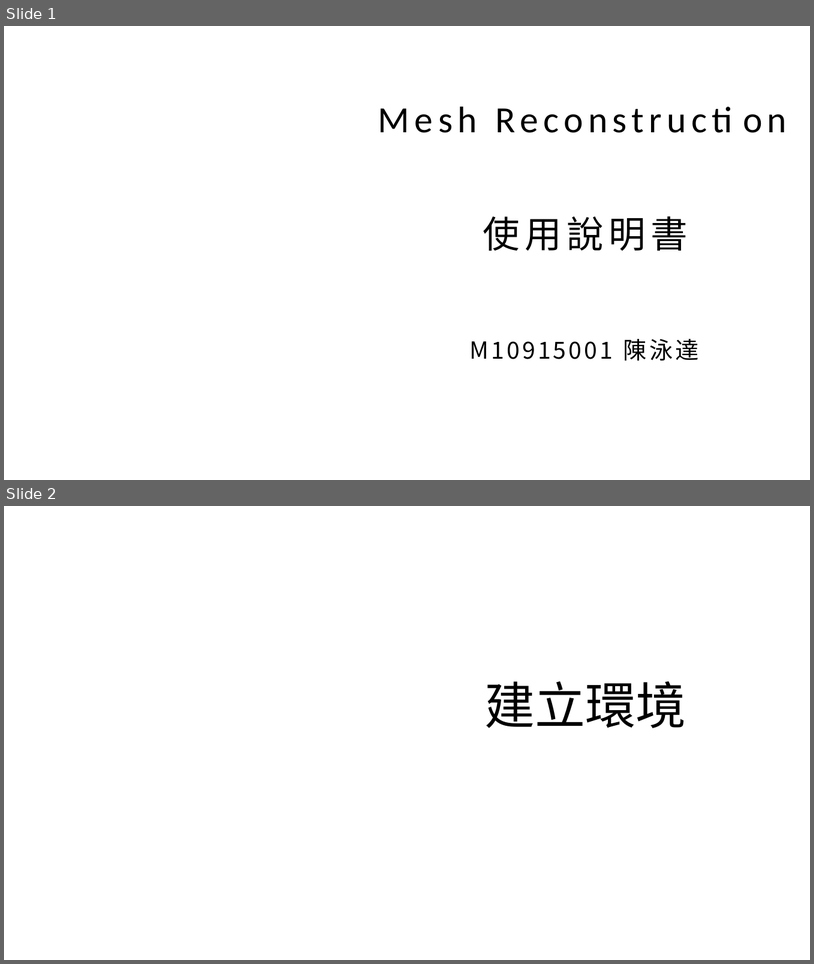
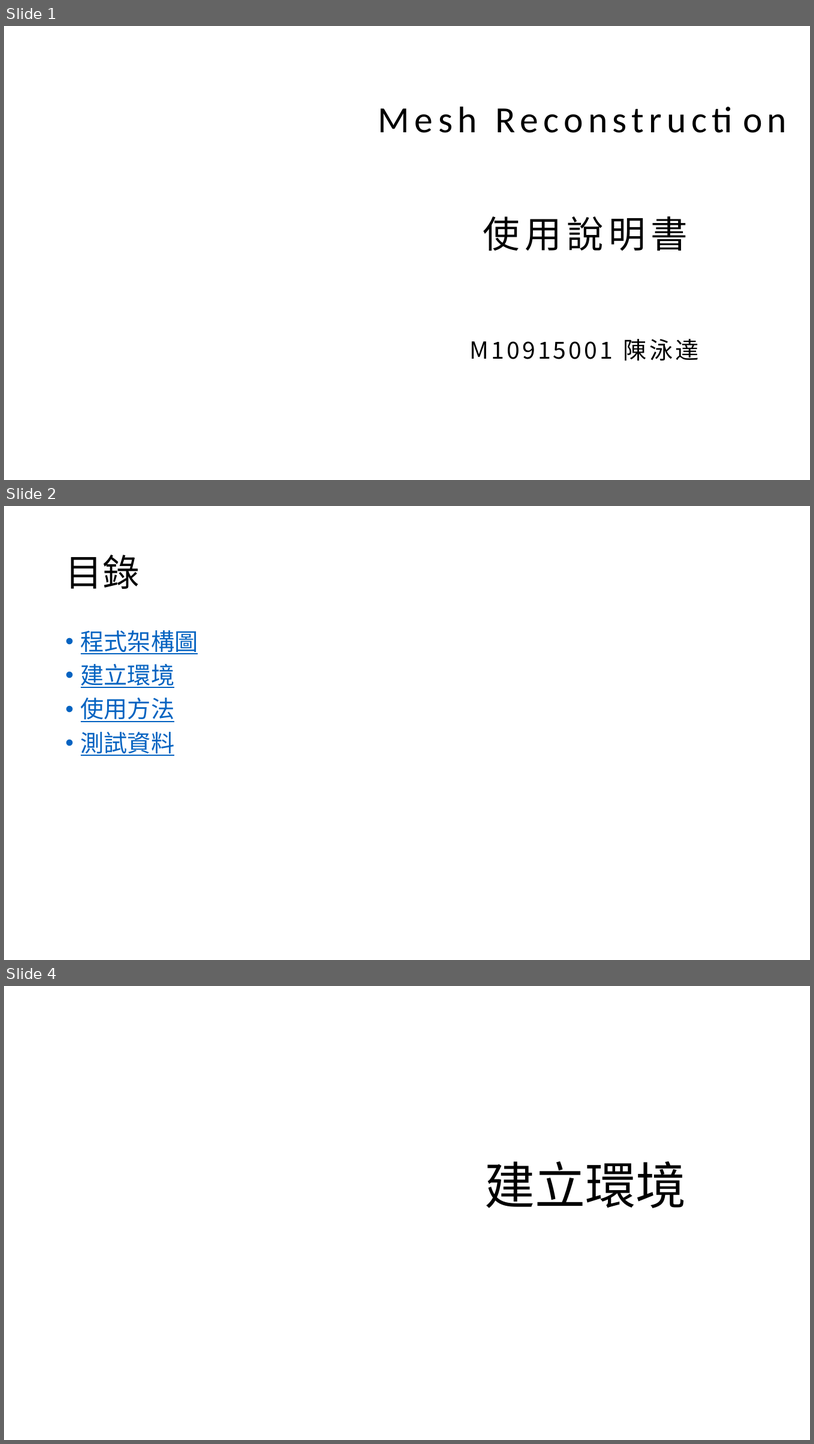
Before and after one commit to dada97/MeshReconstruction_SLAM, a slide deck: 說明文件.pptx. Shown one above the other, each under a label of ours: slides 1 and 2 before the commit, slides 1, 2 and 4 after it; the slides between them are not shown. The pictures are 814x964 and 814x1444 pixels, drawn with LibreOffice and Linux fonts; fonts in the diff are those of the drawing; background and template pictures are left out. Boxes give left, top, right and bottom in pixels: in the first picture for what was removed or moved away, otherwise in the second. Text is boxed around its words. In the diff, an @@ line names an element or a change of style, - is before the commit and + after.

```diff
--- a/說明文件.pptx
+++ b/說明文件.pptx
@@ slide 2 added at bbox=[4, 506, 810, 960], background picture (left out) @@
@@ title added at bbox=[65, 555, 139, 589], 44 pt, text #000000 @@
+目錄
@@ text added at bbox=[81, 630, 198, 756], 28 pt, text #0563C1, underline @@
+• 程式架構圖
+• 建立環境
+• 使用方法
+• 測試資料
@@ what was slide 2 is now slide 4 @@
```
Also in this commit, not shown: 5 slides changed, 2 other slides added, 3 slides removed, 3 other files.
